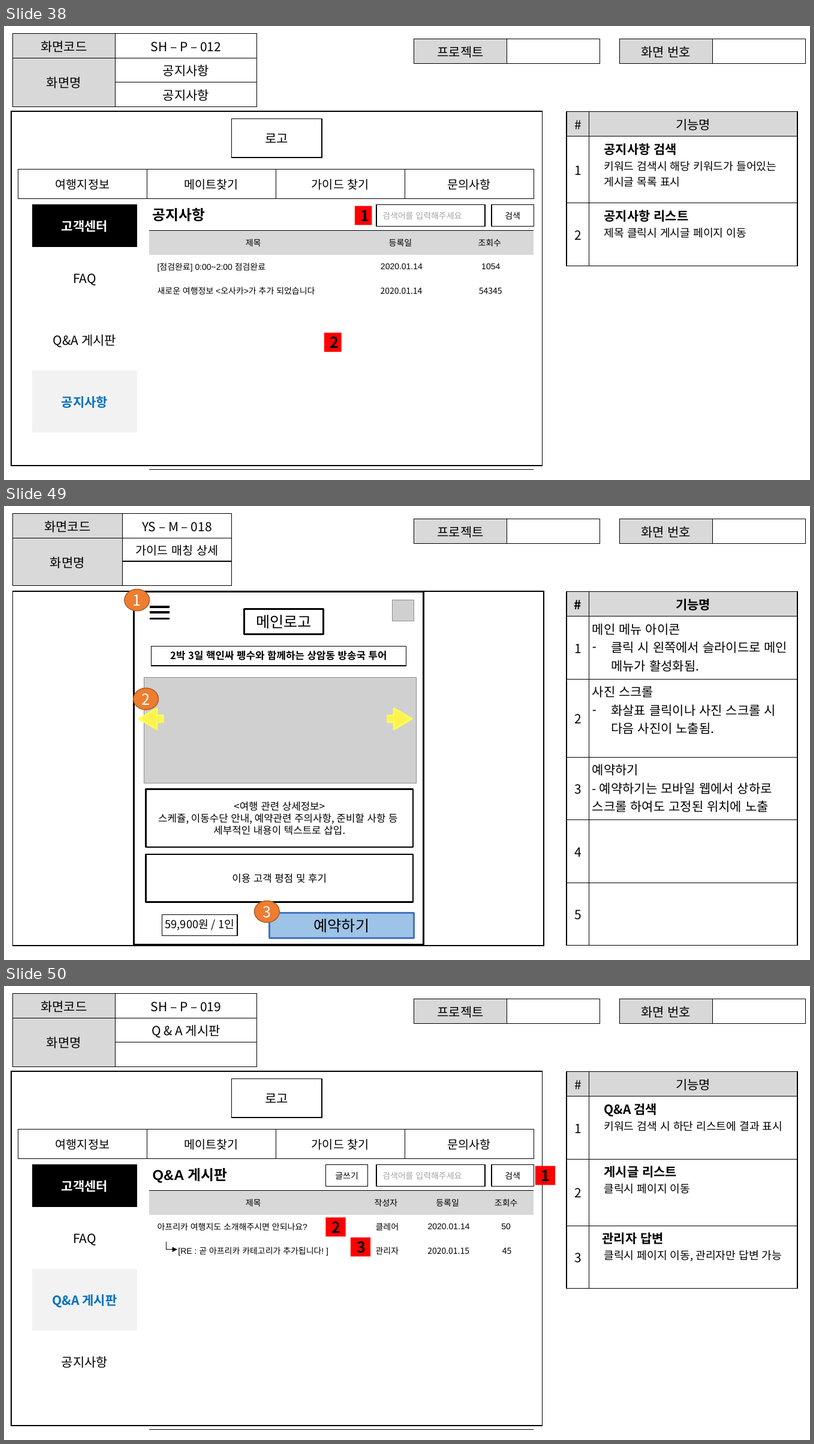
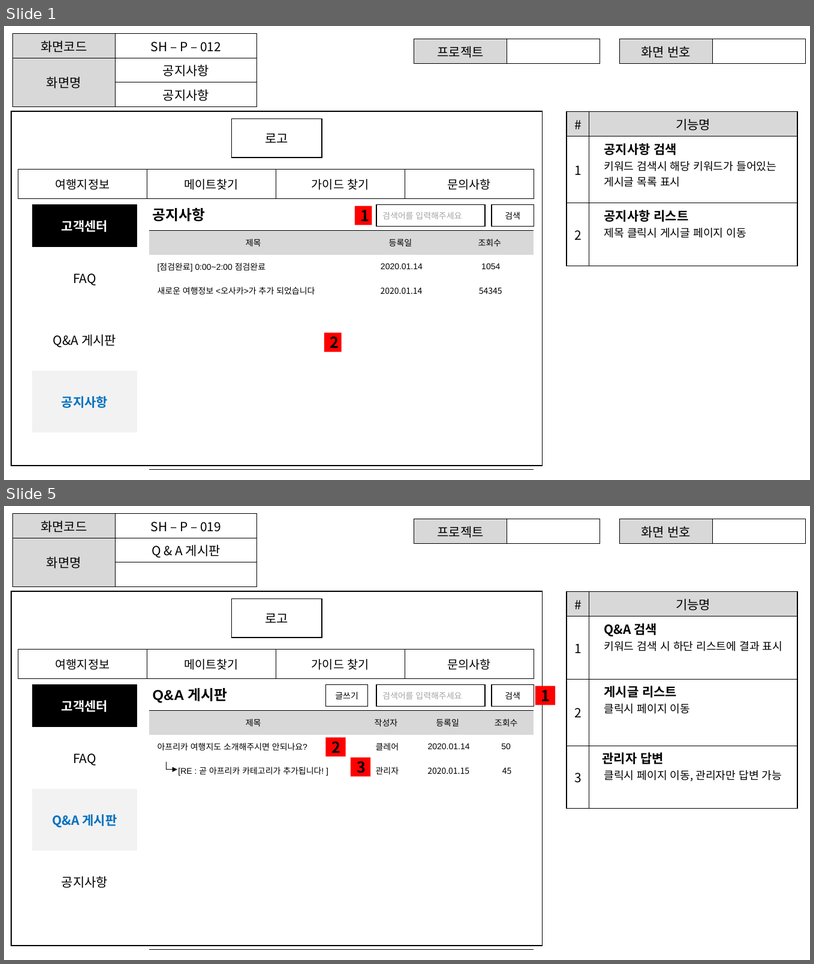
Before and after one commit to ezenteam2/TripMate, a slide deck: 2조 project02 - 서희.pptx. Shown one above the other, each under a label of ours: slides 38, 49 and 50 before the commit, slides 1 and 5 after it; the slides between them are not shown. The pictures are 814x1444 and 814x964 pixels, drawn with LibreOffice and Linux fonts; fonts in the diff are those of the drawing; grey boxes stand for pictures. Boxes give left, top, right and bottom in pixels: in the first picture for what was removed or moved away, otherwise in the second. Text is boxed around its words. In the diff, an @@ line names an element or a change of style, - is before the commit and + after.

```diff
--- a/2조 project02 - 서희.pptx
+++ b/2조 project02 - 서희.pptx
@@ slide 49 removed at [4, 506, 810, 960], background #FFFFFF @@
@@ table removed at [12, 514, 231, 576], 3 rows, 2 columns @@
-화면코드 | YS – M – 018
-화면명 | 가이드 매칭 상세
- | 
@@ table removed at [414, 519, 600, 540], 1 rows, 2 columns @@
-프로젝트 | 
@@ table removed at [620, 519, 806, 540], 1 rows, 2 columns @@
-화면 번호 | 
@@ rectangle removed at [12, 591, 543, 945] @@
@@ ellipse removed at [125, 589, 150, 610] @@
@@ text removed at [133, 594, 141, 606] @@
-1
@@ rectangle removed at [134, 591, 424, 944] @@
@@ table removed at [567, 591, 798, 945], 6 rows, 2 columns @@
-# | 기능명
-1 | 메인 메뉴 아이콘 / 클릭 시 왼쪽에서 슬라이드로 메인 메뉴가 활성화됨.
-2 | 사진 스크롤 / 화살표 클릭이나 사진 스크롤 시 다음 사진이 노출됨.
-3 | 예약하기 / - 예약하기는 모바일 웹에서 상하로 스크롤 하여도 고정된 위치에 노출
-4 | 
-5 | 
@@ line removed from (150, 607) to (170, 607) @@
@@ line removed from (150, 612) to (170, 612) @@
@@ rectangle removed at [244, 609, 323, 634] @@
-메인로고
@@ picture removed at [392, 600, 414, 621] @@
@@ line removed from (150, 619) to (170, 619) @@
@@ rectangle removed at [152, 646, 407, 666] @@
-2박 3일 핵인싸 펭수와 함께하는 상암동 방송국 투어
@@ picture removed at [144, 677, 417, 783] @@
@@ ellipse removed at [134, 688, 159, 710] @@
@@ text removed at [142, 693, 150, 705] @@
-2
@@ right arrow removed at [139, 708, 163, 729] @@
@@ right arrow removed at [388, 708, 413, 729] @@
@@ rectangle removed at [146, 789, 414, 847] @@
@@ text removed at [158, 801, 398, 835] @@
-<여행 관련 상세정보>
-스케쥴, 이동수단 안내, 예약관련 주의사항, 준비할 사항 등
-세부적인 내용이 텍스트로 삽입.
@@ rectangle removed at [146, 854, 414, 901] @@
@@ text removed at [232, 873, 327, 883] @@
-이용 고객 평점 및 후기
@@ ellipse removed at [254, 900, 280, 922] @@
@@ rectangle removed at [162, 915, 237, 936] @@
-59,900원 / 1인
@@ text removed at [263, 906, 271, 918] @@
-3
@@ rectangle removed at [270, 913, 414, 938] @@
-예약하기
@@ what was slide 38 is now slide 1 @@
@@ what was slide 50 is now slide 5 @@
```
Also in this commit, not shown: 11 slides added, 59 other slides removed.
